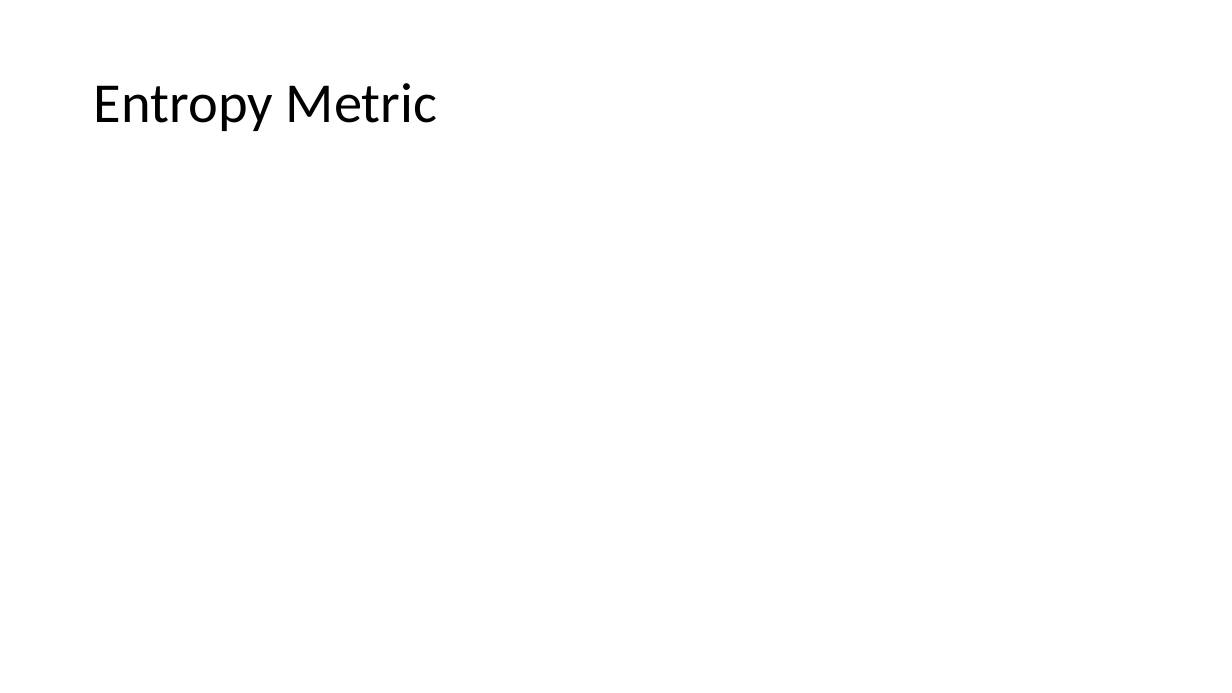
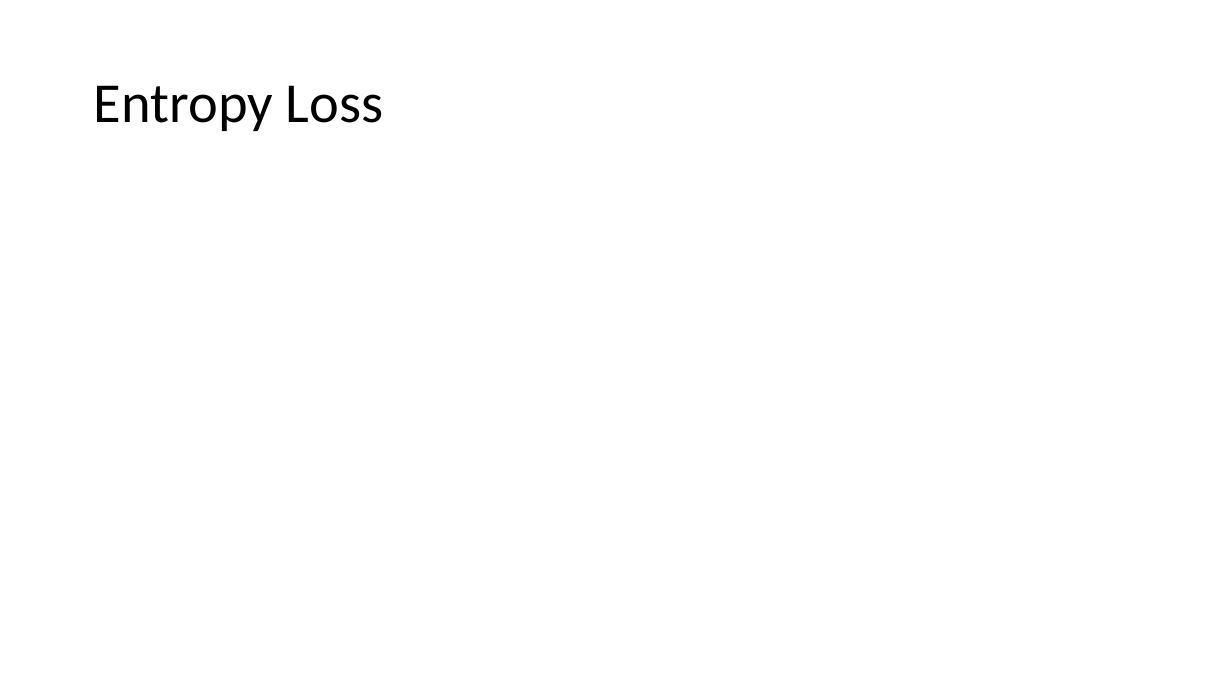
Before and after one commit to meenakshsundaram/AIML, a slide deck: slide 23 of DecisionTrees/DecisionTrees.pptx (slide 17 before the commit). Drawn at 1232x693 pixels with LibreOffice and Linux fonts; fonts in the diff are those of the drawing. Boxes give left, top, right and bottom in pixels: in the first picture for what was removed or moved away, otherwise in the second. Text is boxed around its words. In the diff, an @@ line names an element or a change of style, - is before the commit and + after.

```diff
--- a/DecisionTrees/DecisionTrees.pptx
+++ b/DecisionTrees/DecisionTrees.pptx
@@ title at [94,85,384,131]: text changed @@
-Entropy Metric
+Entropy Loss
```
Also in this commit, not shown: 3 other slides changed, 7 slides added.
